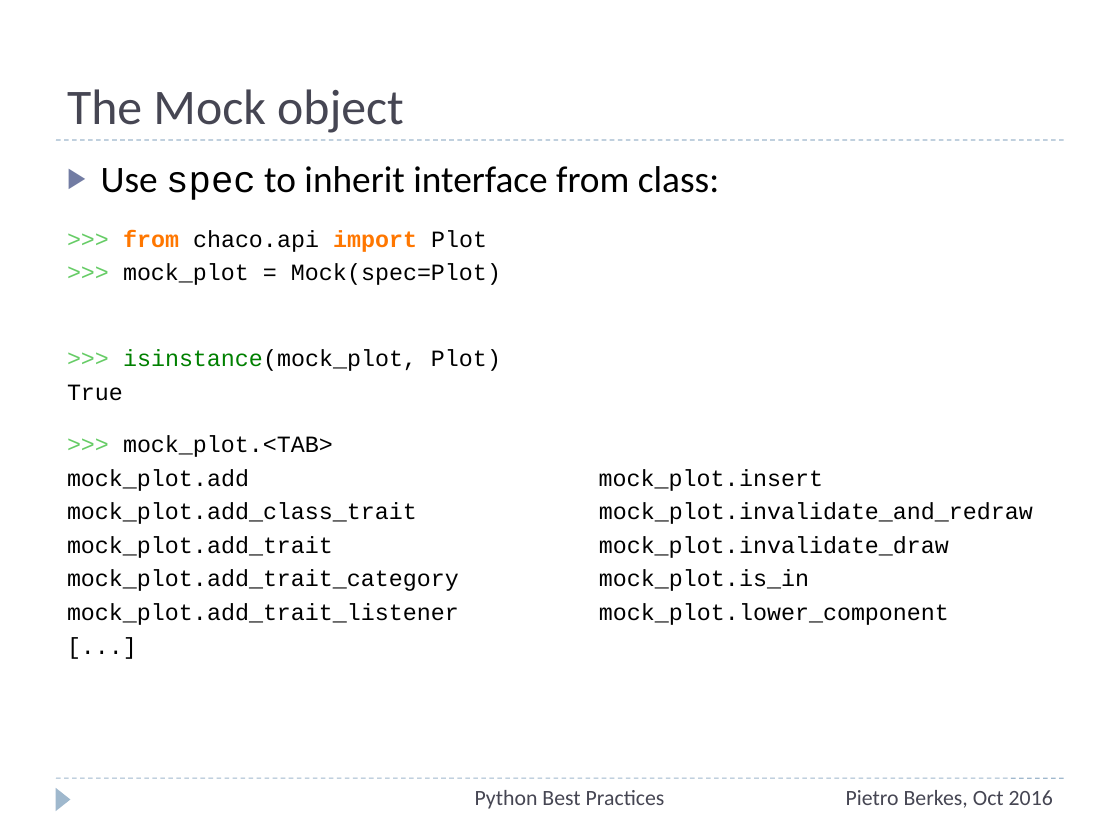
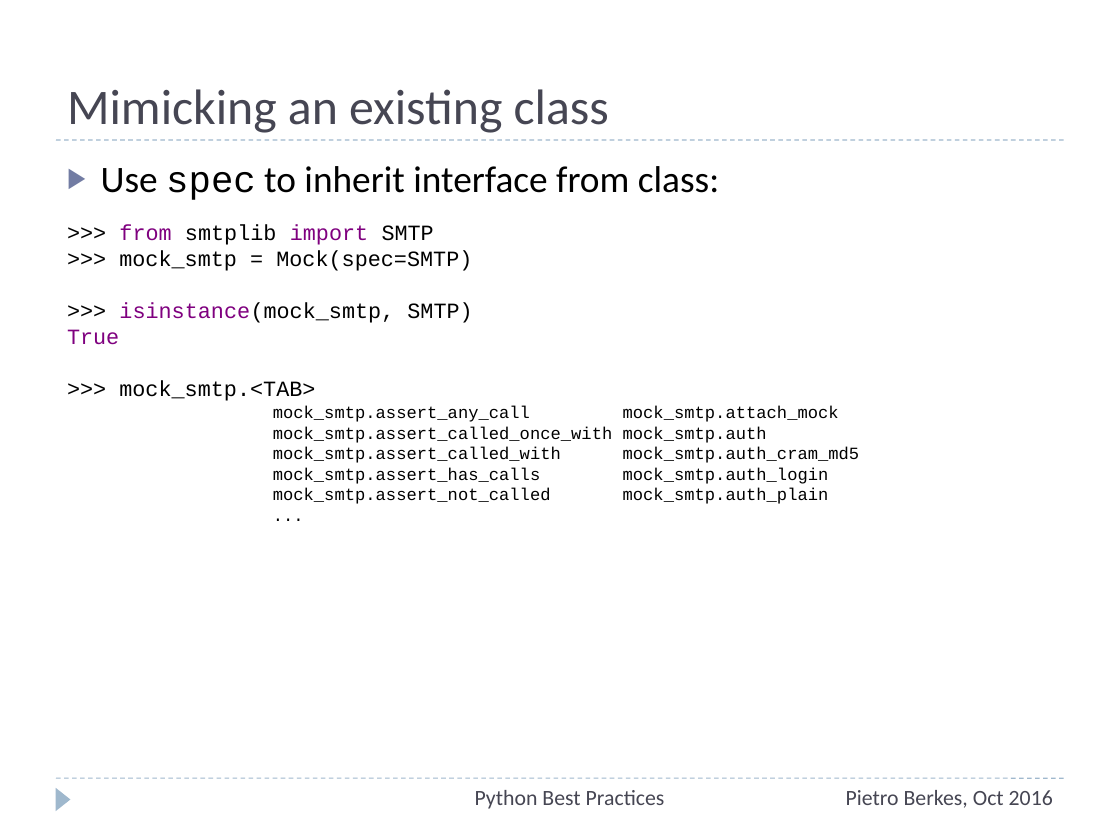
Before and after one commit to ASPP/testing_debugging_profiling, a slide deck: slide 54 of testing-debugging-profiling.pptx (slide 51 before the commit). Drawn at 1120x840 pixels with LibreOffice and Linux fonts; fonts in the diff are those of the drawing. Boxes give left, top, right and bottom in pixels: in the first picture for what was removed or moved away, otherwise in the second. Text is boxed around its words. In the diff, an @@ line names an element or a change of style, - is before the commit and + after.

```diff
--- a/testing-debugging-profiling.pptx
+++ b/testing-debugging-profiling.pptx
@@ title at (67, 89, 609, 133): text changed @@
-The Mock object
+Mimicking an existing class
@@ text at (67, 224, 860, 504): text changed; size 15 to 11 pt @@
->>> from chaco.api import Plot
->>> mock_plot = Mock(spec=Plot)
->>> isinstance(mock_plot, Plot)
-True
->>> mock_plot.<TAB>
-mock_plot.add mock_plot.insert
-mock_plot.add_class_trait mock_plot.invalidate_and_redraw
-mock_plot.add_trait mock_plot.invalidate_draw
-mock_plot.add_trait_category mock_plot.is_in
-mock_plot.add_trait_listener mock_plot.lower_component
-[...]
+>>> from smtplib import SMTP
+>>> mock_smtp = Mock(spec=SMTP)
+>>> isinstance(mock_smtp, SMTP)
+True
+>>> mock_smtp.<TAB>
+mock_smtp.assert_any_call mock_smtp.attach_mock
+mock_smtp.assert_called_once_with mock_smtp.auth
+mock_smtp.assert_called_with mock_smtp.auth_cram_md5
+mock_smtp.assert_has_calls mock_smtp.auth_login
+mock_smtp.assert_not_called mock_smtp.auth_plain
+...
```
Also in this commit, not shown: 23 other slides changed, 12 slides added, 1 slide removed.
